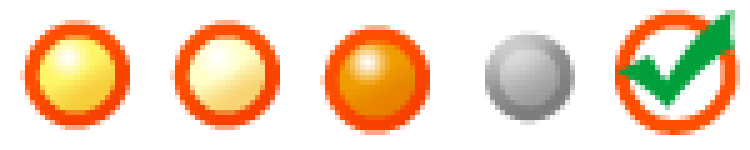
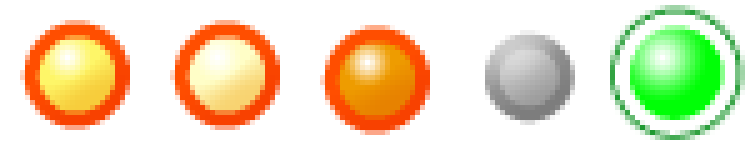
Layered file, before and after one edit (750 x 150). Changes by layer:
removed layer "Фигура 1" from group "jane" over (x1=615, y1=10, x2=735, y2=110)
painted on "sweet (копия) 5" over (x1=615, y1=10, x2=740, y2=135)
